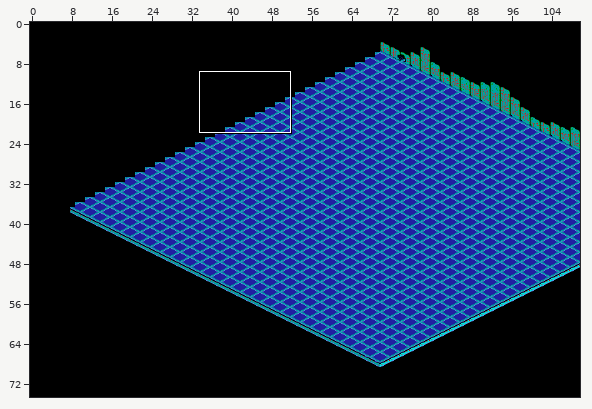
Tiled map: res/gfx/grid/tilemap_zona0_zone14_v3.tmx. The picture above shows the old version from afar; the outline marks the close-up.
Close-up. First the earlier version:
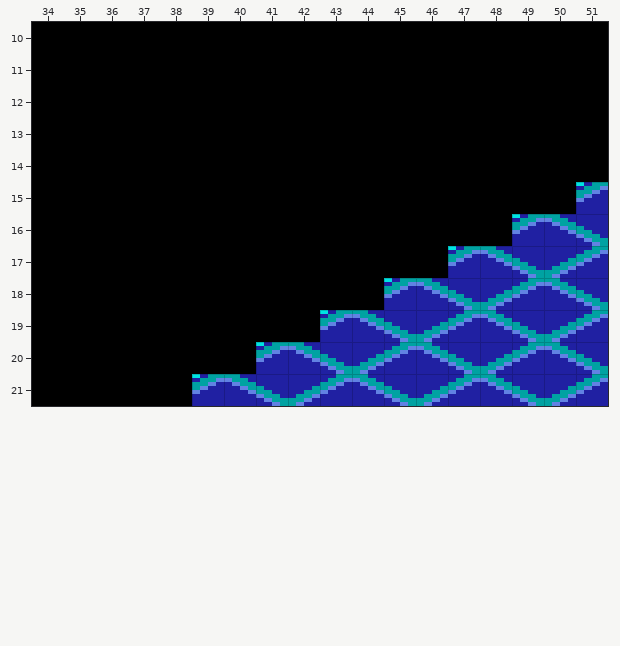
Cells are 8x8 px. Shown: x 34..51, y 10..21. The commit also changed other parts of the map, which this record leaves out.
The result:
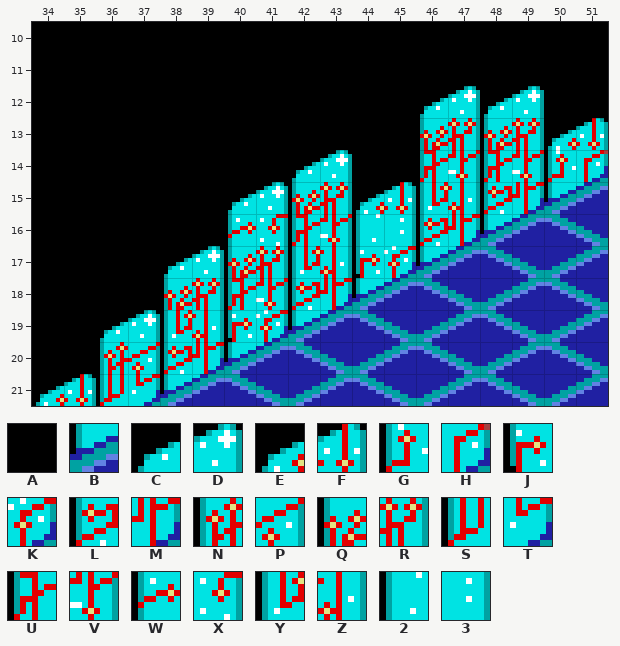
Key: from "tileset_zona0_grid_v3": A 3, B 11, C 68, D 69, E 70, F 71, G 72, H 73, J 74, K 75, L 76, M 77, N 78, P 79, Q 80, R 81, S 82, T 83, U 84, V 85, W 86, X 87, Y 88, Z 89, 2 90, 3 91.
_ is an empty cell, . an unchanged one.
The exact change:
--- layer "layer_grid"
@@ x 34..51 @@
-12 ............AAAA..
-13 ............AAAAAA
-14 ........AA..AAAAAA
-15 ......AAAAAAAAAAA.
-16 ......AAAAAAAAA...
-17 ....AAAAAAAAA.....
-18 ....AAAAAAA.......
-19 ..AAAAAAA.........
-20 ..AAAAA...........
-21 AAAAA.............
+12 ............CDCD..
+13 ............QRQREF
+14 ........CD..UVUVGH
+15 ......CDQREFYZLMB.
+16 ......WXUV23LMB...
+17 ....CDQRYZJKB.....
+18 ....QRUVLMB.......
+19 ..CDYZJKB.........
+20 ..NPLMB...........
+21 EFSTB.............
